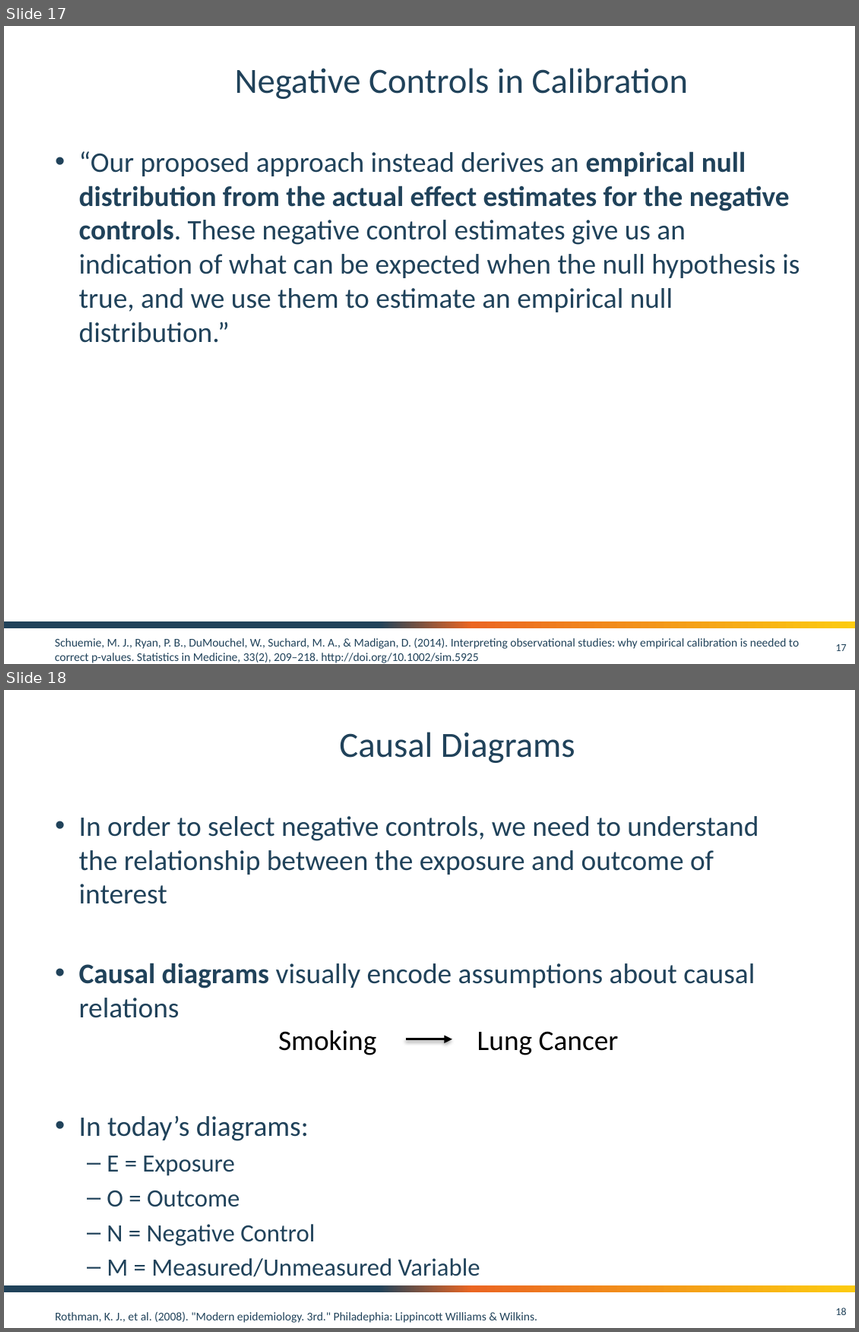
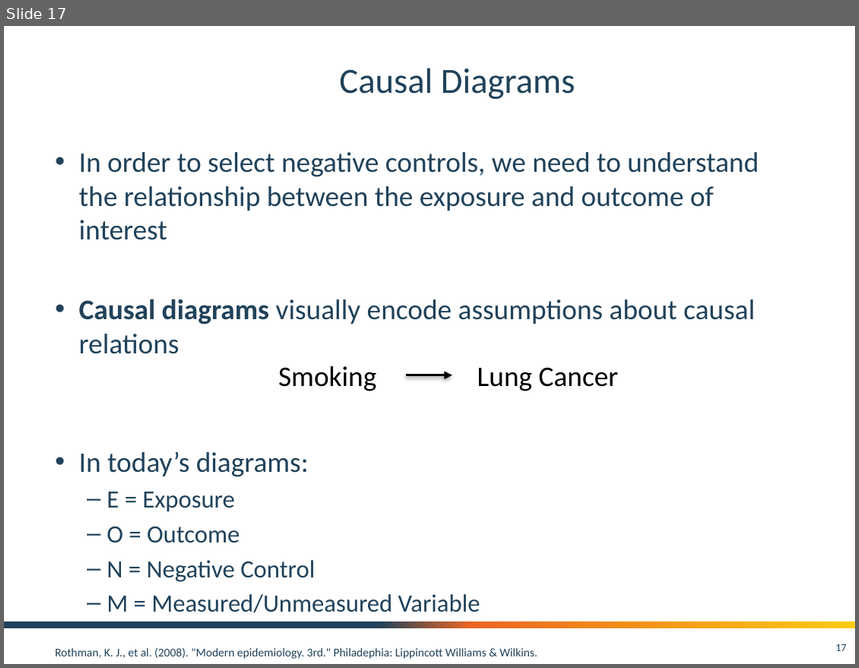
Before and after one commit to OHDSI/CommonEvidenceModel, a slide deck: documentation/CEM_OVERVIEW_V2.pptx. Shown one above the other, each under a label of ours: slides 17 and 18 before the commit, slide 17 after it. The pictures are 859x1332 and 859x668 pixels, drawn with LibreOffice and Linux fonts; fonts in the diff are those of the drawing; background and template pictures are left out. Boxes give left, top, right and bottom in pixels: in the first picture for what was removed or moved away, otherwise in the second. Text is boxed around its words. In the diff, an @@ line names an element or a change of style, - is before the commit and + after.

```diff
--- a/documentation/CEM_OVERVIEW_V2.pptx
+++ b/documentation/CEM_OVERVIEW_V2.pptx
@@ slide 17 removed at [4,26,855,664], background #FFFFFF; not listed: 1 template element that a slide beside it also shows @@
@@ title removed at [235,68,688,99] @@
-Negative Controls in Calibration
@@ text removed at [79,151,800,343] @@
-• “Our proposed approach instead derives an empirical null distribution from the actual effect estimates for the negative controls. These negative control estimates give us an indication of what can be expected when the null hypothesis is true, and we use them to estimate an empirical null distribution.”
@@ text removed at [55,639,799,664] @@
-Schuemie, M. J., Ryan, P. B., DuMouchel, W., Suchard, M. A., & Madigan, D. (2014). Interpreting observational studies: why empirical calibration is needed to correct p-values. Statistics in Medicine, 33(2), 209–218. http://doi.org/10.1002/sim.5925
@@ page number removed at [836,645,847,651] @@
-17
@@ what was slide 18 is now slide 17 @@
@@ page number at [836,645,847,651]: text changed @@
-18
+17
```
Also in this commit, not shown: 4 slides changed, 1 slide added, 1 other file.
